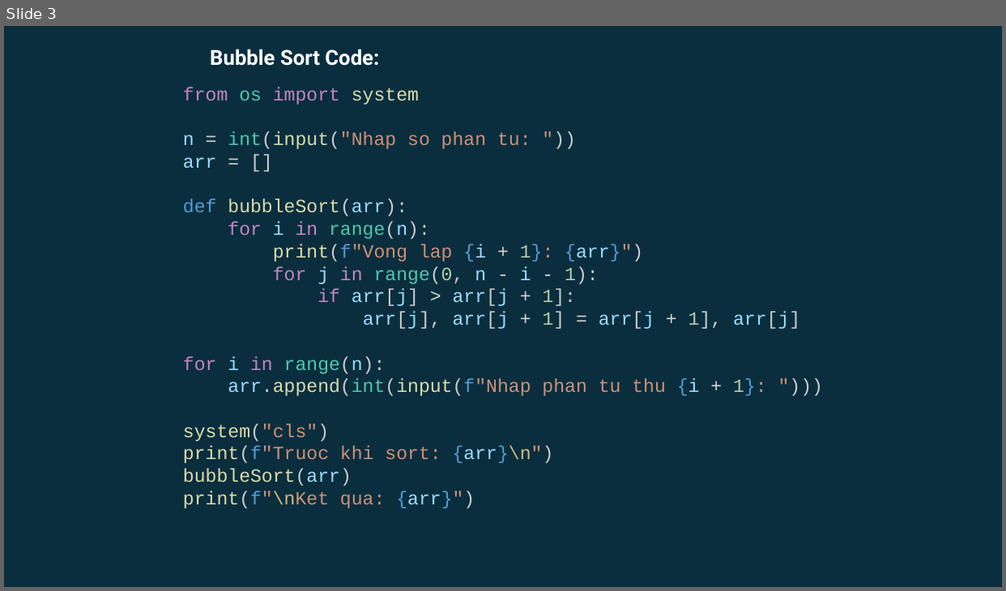
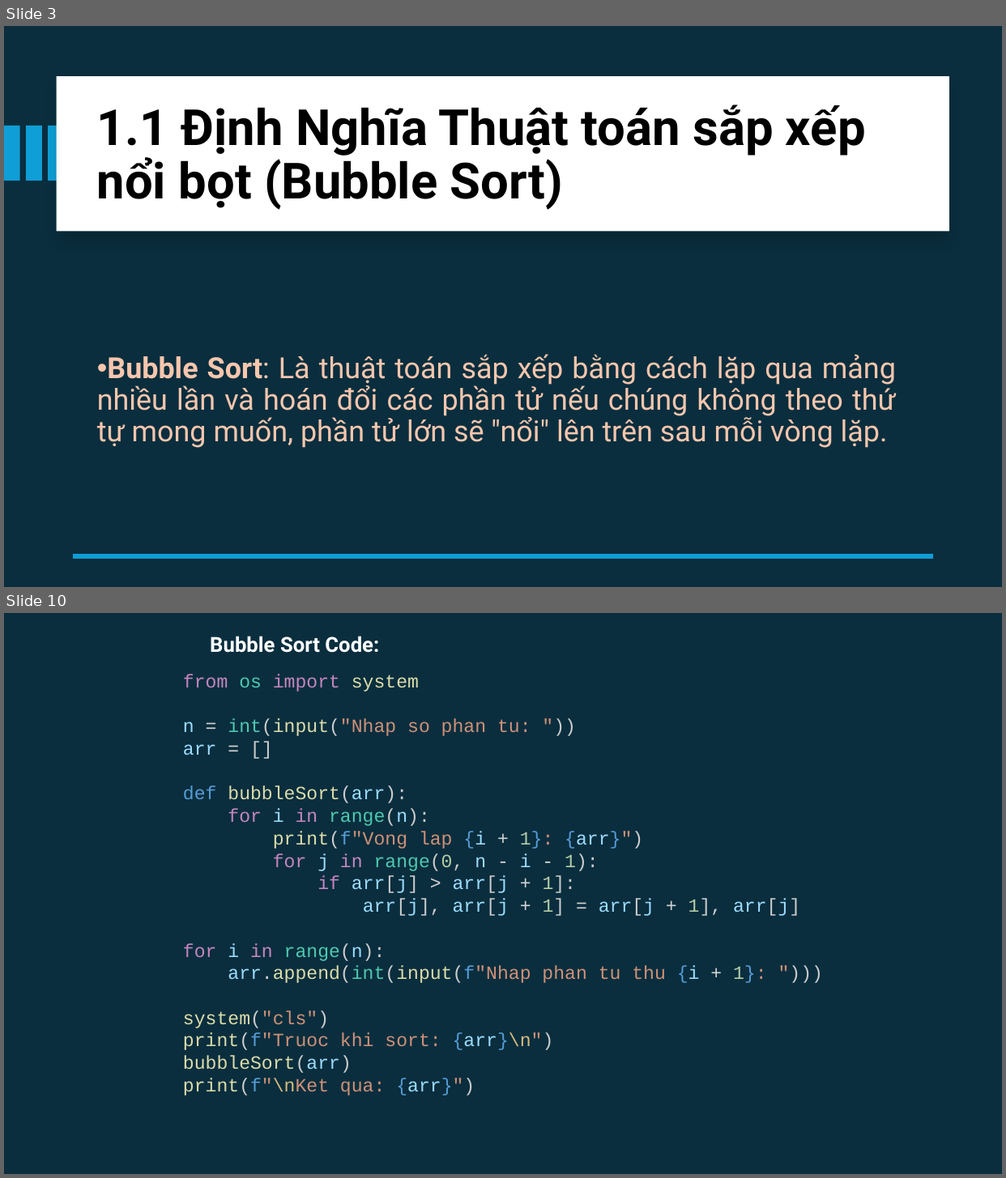
Before and after one commit to ngotuanviet/BTLDSA, a slide deck: ThuyetTrinh/SlideThuyetTrinh.pptx. Shown one above the other, each under a label of ours: slide 3 before the commit, slides 3 and 10 after it; the slides between them are not shown. The pictures are 1006x591 and 1006x1178 pixels, drawn with LibreOffice and Linux fonts; fonts in the diff are those of the drawing. Boxes give left, top, right and bottom in pixels: in the first picture for what was removed or moved away, otherwise in the second. Text is boxed around its words. In the diff, an @@ line names an element or a change of style, - is before the commit and + after.

```diff
--- a/ThuyetTrinh/SlideThuyetTrinh.pptx
+++ b/ThuyetTrinh/SlideThuyetTrinh.pptx
@@ slide 3 added at (x1=4, y1=26, x2=1002, y2=587), background #0A2E3E @@
@@ rectangle added at (x1=57, y1=76, x2=949, y2=231), fill #FFFFFF @@
@@ text added at (x1=97, y1=105, x2=866, y2=210), 48 pt, text #000000, bold @@
+1.1 Định Nghĩa Thuật toán sắp xếp nổi bọt (Bubble Sort)
@@ rectangle added at (x1=4, y1=126, x2=19, y2=181), fill #0F9ED5 @@
@@ rectangle added at (x1=26, y1=126, x2=41, y2=181), fill #0F9ED5 @@
@@ rectangle added at (x1=49, y1=126, x2=64, y2=181), fill #0F9ED5 @@
@@ text added at (x1=97, y1=354, x2=896, y2=448), 28 pt, text #F6C6AD @@
+• Bubble Sort: Là thuật toán sắp xếp bằng cách lặp qua mảng nhiều lần và hoán đổi các phần tử nếu chúng không theo thứ tự mong muốn, phần tử lớn sẽ "nổi" lên trên sau mỗi vòng lặp.
@@ line added from (934, 557) to (73, 557), #0F9ED5 4.5 pt @@
@@ what was slide 3 is now slide 10 @@
```
Also in this commit, not shown: 1 slide changed, 80 other slides added, 1 slide removed.
